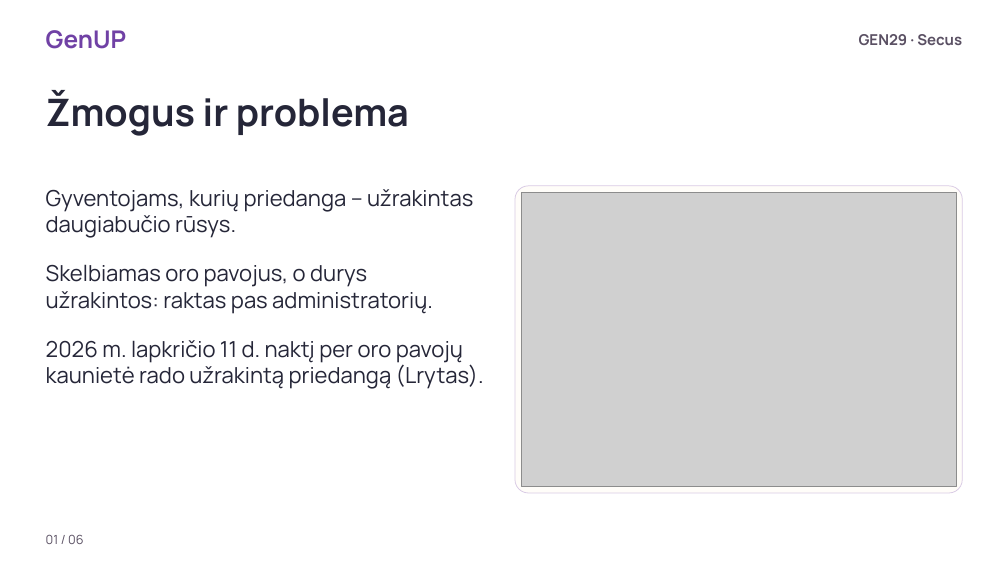
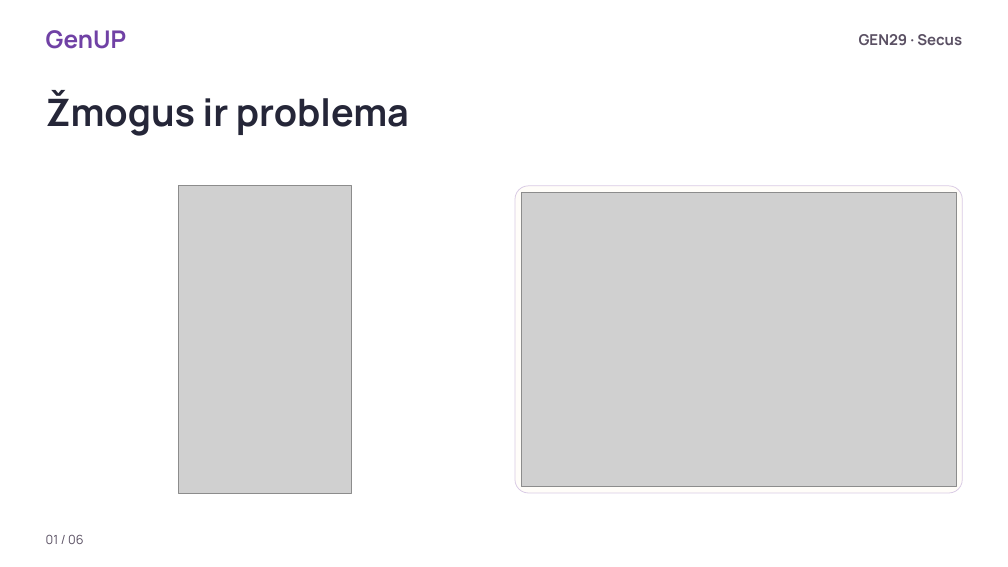
Before and after one commit to Clepperis/secus, a slide deck: slide 1 of pristatymas/GEN29_Secus_pristatymas.pptx. Drawn at 1008x567 pixels with LibreOffice and Linux fonts; fonts in the diff are those of the drawing; grey boxes stand for pictures; background and template pictures are left out. Boxes give left, top, right and bottom in pixels: in the first picture for what was removed or moved away, otherwise in the second. Text is boxed around its words. In the diff, an @@ line names an element or a change of style, - is before the commit and + after.

```diff
--- a/pristatymas/GEN29_Secus_pristatymas.pptx
+++ b/pristatymas/GEN29_Secus_pristatymas.pptx
@@ text removed at (46,189,473,238) @@
-Gyventojams, kurių priedanga – užrakintas daugiabučio rūsys.
@@ picture added at (178,186,352,493) @@
@@ text removed at (46,264,433,314) @@
-Skelbiamas oro pavojus, o durys užrakintos: raktas pas administratorių.
@@ text removed at (46,340,484,389) @@
-2026 m. lapkričio 11 d. naktį per oro pavojų kaunietė rado užrakintą priedangą (Lrytas).
```
Also in this commit, not shown: 5 other files.
